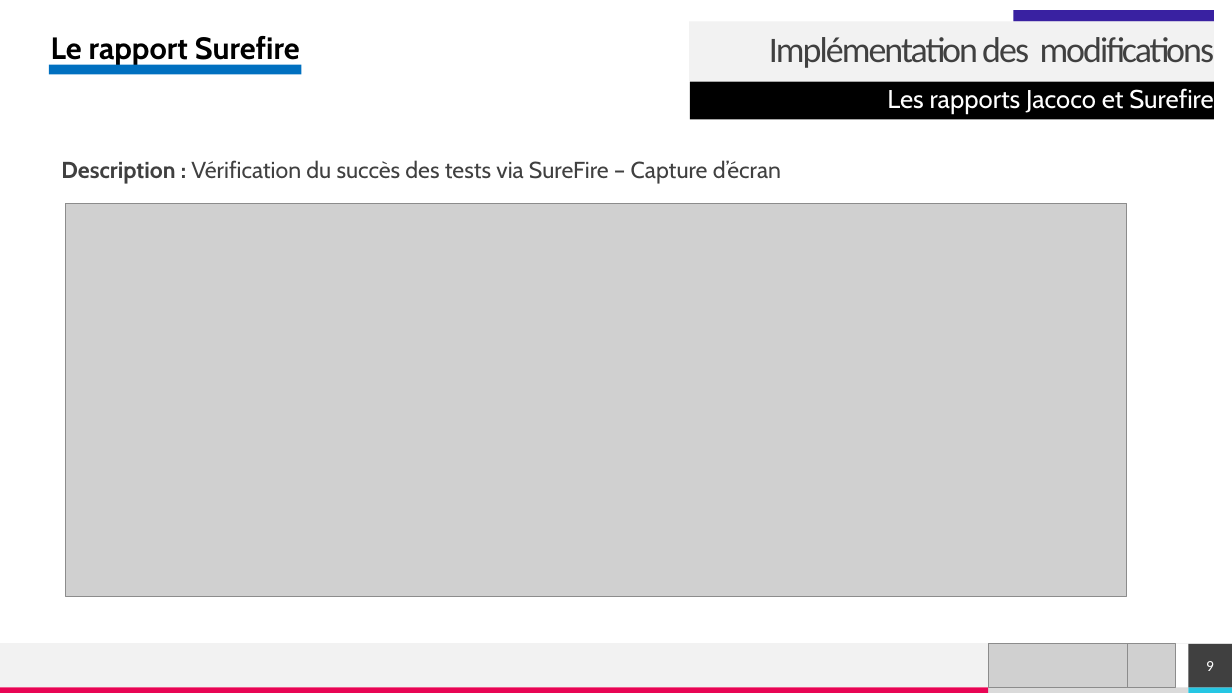
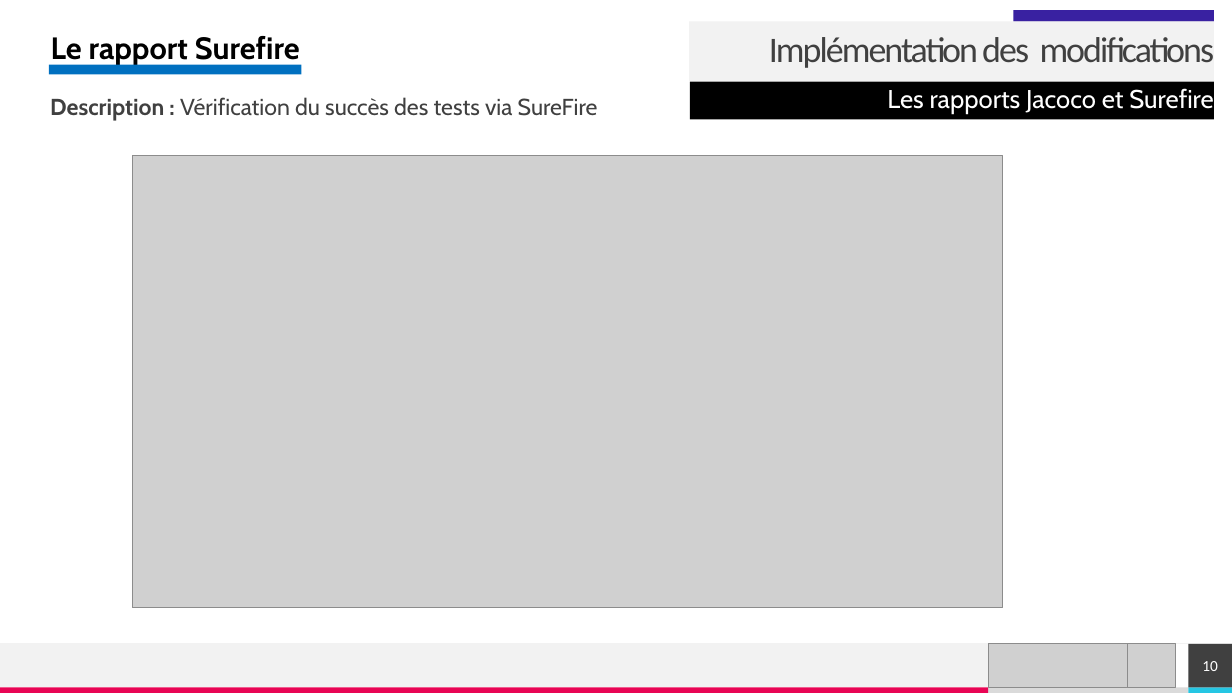
Before and after one commit to qbeAccountPro/alerts, a slide deck: slide 10 of Présentation de slides.pptx (slide 9 before the commit). Drawn at 1232x693 pixels with LibreOffice and Linux fonts; fonts in the diff are those of the drawing; grey boxes stand for pictures. Boxes give left, top, right and bottom in pixels: in the first picture for what was removed or moved away, otherwise in the second. Text is boxed around its words. In the diff, an @@ line names an element or a change of style, - is before the commit and + after.

Commit message:
Modification présentation

```diff
--- a/Présentation de slides.pptx
+++ b/Présentation de slides.pptx
@@ text at box(50, 97, 598, 121): text changed @@
-Description : Vérification du succès des tests via SureFire – Capture d’écran
+Description : Vérification du succès des tests via SureFire
@@ picture: place and size @@
-picture at box(66, 203, 1128, 596)
+picture at box(132, 155, 1003, 608)
@@ page number at box(1202, 661, 1218, 671): text changed @@
-9
+10
```
Also in this commit, not shown: 7 other slides changed, 1 slide added.
